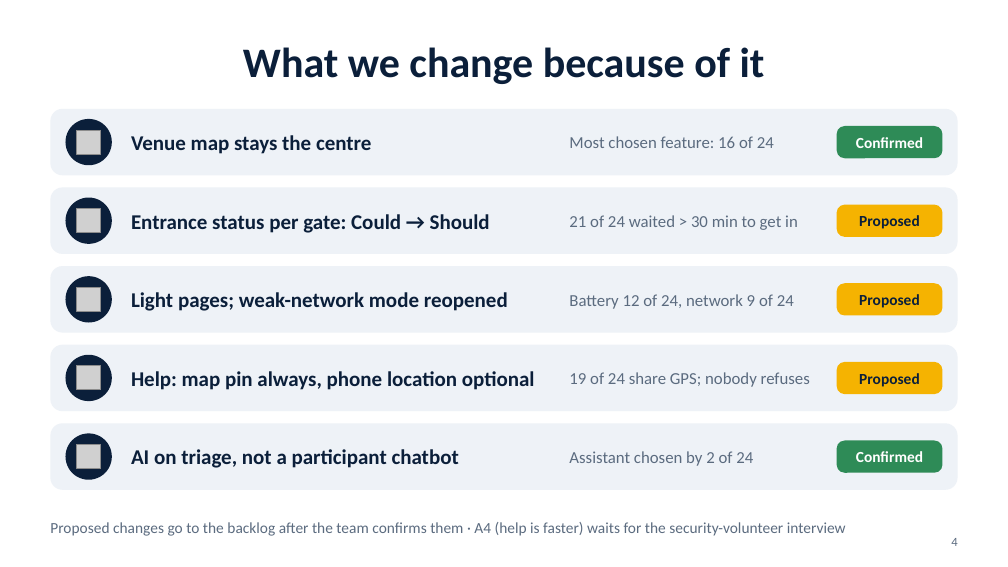
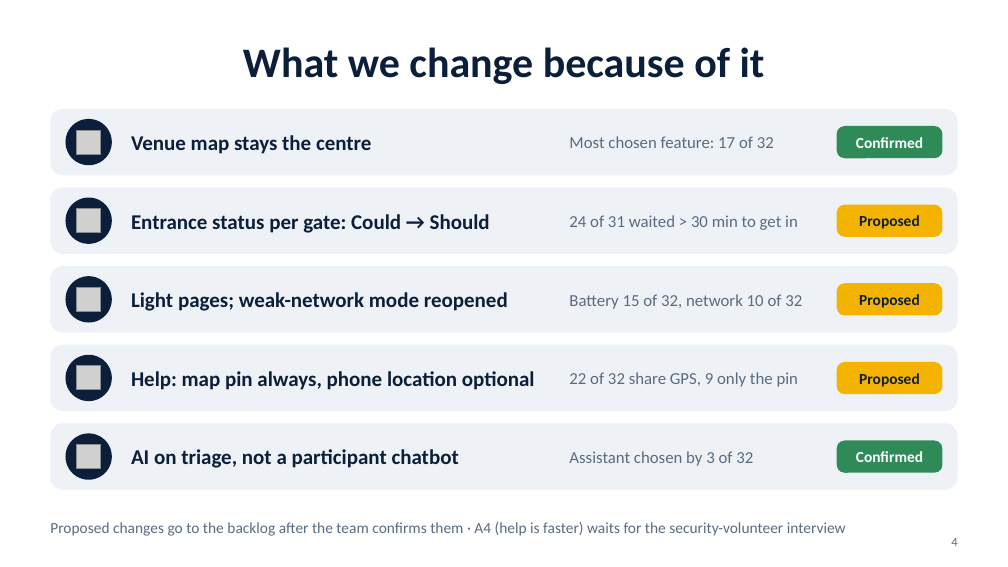
Before and after one commit to tomasoliveira21/LABDSOF, a slide deck: slide 4 of Docs/Presentation/Farol_Sprint_A_Presentation.pptx. Drawn at 1008x567 pixels with LibreOffice and Linux fonts; fonts in the diff are those of the drawing; grey boxes stand for pictures. Boxes give left, top, right and bottom in pixels: in the first picture for what was removed or moved away, otherwise in the second. Text is boxed around its words. In the diff, an @@ line names an element or a change of style, - is before the commit and + after.

```diff
--- a/Docs/Presentation/Farol_Sprint_A_Presentation.pptx
+++ b/Docs/Presentation/Farol_Sprint_A_Presentation.pptx
@@ text at <box>569,136,774,148</box>: text changed @@
-Most chosen feature: 16 of 24
+Most chosen feature: 17 of 32
@@ text at <box>569,215,798,230</box>: text changed @@
-21 of 24 waited > 30 min to get in
+24 of 31 waited > 30 min to get in
@@ text at <box>569,294,802,309</box>: text changed @@
-Battery 12 of 24, network 9 of 24
+Battery 15 of 32, network 10 of 32
@@ text at <box>569,372,798,387</box>: text changed @@
-19 of 24 share GPS; nobody refuses
+22 of 32 share GPS, 9 only the pin
@@ text at <box>569,451,753,466</box>: text changed @@
-Assistant chosen by 2 of 24
+Assistant chosen by 3 of 32
```
Also in this commit, not shown: 2 other slides changed, 3 other files.
